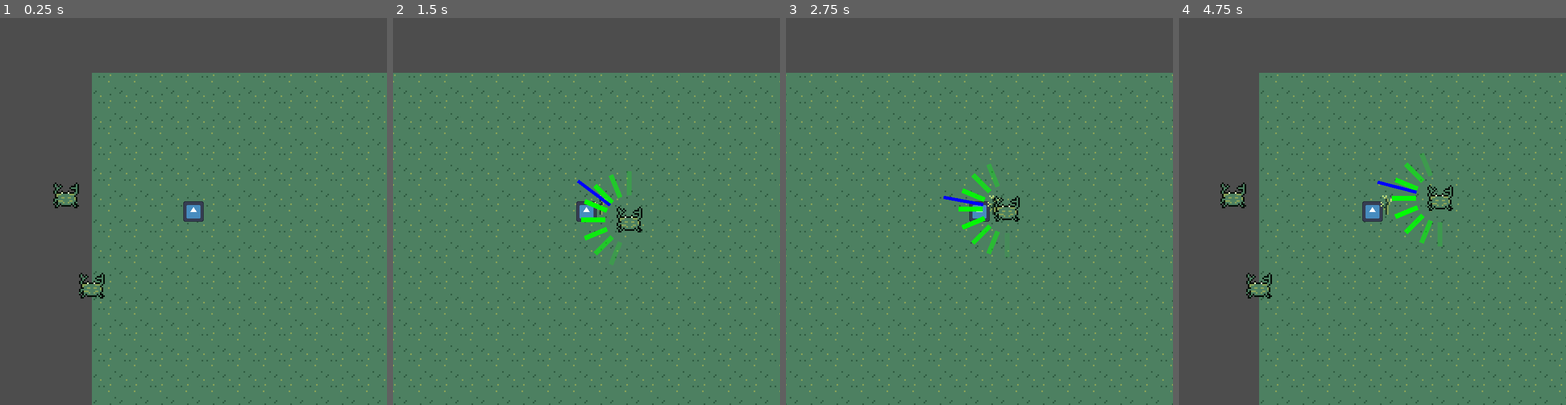
Above: before the commit, frames 1-4 (left to right).
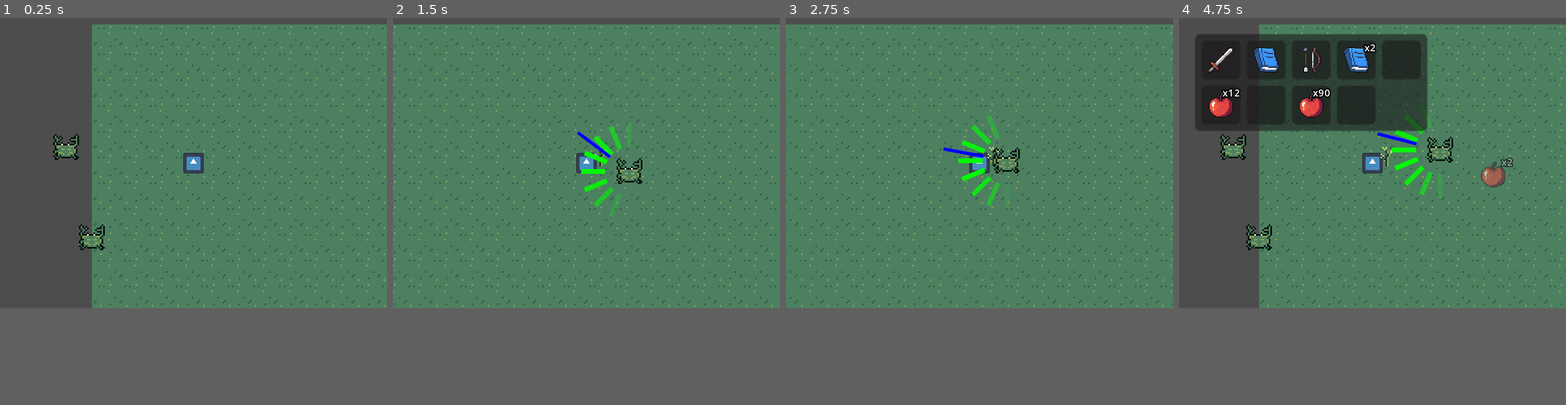
Above: after the commit, the same moments.

Repository: michaelwiest/godot-noah-game
Game: Godot game, scene res://scenes/main.tscn
Two runs of this game, one before a commit and one after it. Both use one fixed random seed, a clock stepped at 60 frames per second and the inputs below. The engine's default icon, where the game draws it, is replaced by a stand-in: a white triangle on a blue panel in a dark square.
Inputs (mouse positions are in pixels of both pictures, inside the frame that each line leads up to):
- Up to frame 1 (0.25 s): no input
- Up to frame 2 (1.5 s): tap Enter (ui_accept) at 0.5, 0.77 s; move the mouse to (671, 192) at 0.52 s; hold Right (ui_right) 0.53-1.25 s; click (671, 192) at 0.67 s; drag from (509, 230) to (586, 211) at 1.27 s
- Up to frame 3 (2.75 s): move the mouse to (1018, 126) at 2.02 s; hold Right (ui_right) from 2.03 s (still down); click (1018, 126) at 2.17 s
- Up to frame 4 (4.75 s): release Right (ui_right) at 2.75 s; drag from (1353, 288) to (1399, 207) at 2.77 s; move the mouse to (1488, 269) at 3.52 s; hold Left (ui_left) 3.53-4.25 s; click (1488, 269) at 3.67 s; tap Enter (ui_accept) at 3.77 s; tap Tab (inventory, bound only after the commit) at 4.15 s; drag from (1256, 153) to (1473, 199) at 4.27 s
In our replay, the window is 720x720 before the commit and 720x540 after it. These sizes can differ from the game's own. Grey fills any space a smaller window leaves; there, only what the larger window draws over its background counts as a difference.

The runs differ from the first frame. In frame 1, 21% of the frame differs, in the area x 0-100%, y 1-100%; in frame 2, 20%; in frame 3, 19%; in frame 4, 33%.

Commit message:
Added Inventory UI and Scripts to support Player Invneotry and UI Actions to world

Diff:
--- a/game/project.godot
+++ b/game/project.godot
@@ -18,14 +18,22 @@
 [display]
 
 window/size/viewport_width=240
-window/size/viewport_height=240
+window/size/viewport_height=180
 window/size/window_width_override=1280
-window/size/window_height_override=1280
+window/size/window_height_override=1080
 window/stretch/mode="canvas_items"
 
 [editor_plugins]
 
 enabled=PackedStringArray("res://addons/gdfxr/plugin.cfg")
+
+[input]
+
+inventory={
+"deadzone": 0.5,
+"events": [Object(InputEventKey,"resource_local_to_scene":false,"resource_name":"","device":-1,"window_id":0,"alt_pressed":false,"shift_pressed":false,"ctrl_pressed":false,"meta_pressed":false,"pressed":false,"keycode":0,"physical_keycode":4194306,"key_label":0,"unicode":0,"echo":false,"script":null)
+]
+}
 
 [layer_names]
 
--- a/game/scenes/main.tscn
+++ b/game/scenes/main.tscn
@@ -1,11 +1,15 @@
-[gd_scene load_steps=10 format=3 uid="uid://dcnfrlh0vb6rv"]
+[gd_scene load_steps=14 format=3 uid="uid://dcnfrlh0vb6rv"]
 
 [ext_resource type="Script" path="res://scripts/World.gd" id="1_cky74"]
 [ext_resource type="PackedScene" uid="uid://yvhrt3r6aggi" path="res://scenes/player/player.tscn" id="1_jgtet"]
-[ext_resource type="Texture2D" uid="uid://dba8mndptc85g" path="res://assets/environment/sand.png" id="2_m1ov6"]
+[ext_resource type="Texture2D" uid="uid://xmq0add7k2mb" path="res://assets/environment/sand.png" id="2_m1ov6"]
 [ext_resource type="PackedScene" uid="uid://0q6qet3iwckw" path="res://scenes/weapons/stick/stick.tscn" id="4_0iofd"]
 [ext_resource type="Shader" path="res://shaders/blink_white.gdshader" id="4_s65n4"]
+[ext_resource type="Resource" uid="uid://ciencntirrh6" path="res://resources/test_inventory.tres" id="4_wssn3"]
 [ext_resource type="PackedScene" uid="uid://dl27yhnnxxnq4" path="res://scenes/enemies/crab/Crab.tscn" id="6_npkop"]
+[ext_resource type="Script" path="res://scripts/inventory/inventory_interface.gd" id="7_04jhi"]
+[ext_resource type="PackedScene" uid="uid://bu04ksinencd4" path="res://scenes/inventory/inventory.tscn" id="7_q1wkd"]
+[ext_resource type="PackedScene" uid="uid://dxh4j6ubqdrc8" path="res://scenes/inventory/slot.tscn" id="10_gmakw"]
 
 [sub_resource type="ShaderMaterial" id="ShaderMaterial_mfsmm"]
 resource_local_to_scene = true
@@ -33,6 +37,7 @@
 
 [node name="Player" parent="." instance=ExtResource("1_jgtet")]
 position = Vector2(-89, -54)
+inventory_data = ExtResource("4_wssn3")
 
 [node name="Sprite2D" parent="Player" index="0"]
 material = SubResource("ShaderMaterial_mfsmm")
@@ -75,6 +80,27 @@
 [node name="TargetComputer" parent="Crab2" index="7"]
 n_candidates = 16
 
+[node name="UI" type="CanvasLayer" parent="."]
+
+[node name="InventoryInterface" type="Control" parent="UI"]
+visible = false
+layout_mode = 3
+anchors_preset = 0
+script = ExtResource("7_04jhi")
+
+[node name="PlayerInventory" parent="UI/InventoryInterface" instance=ExtResource("7_q1wkd")]
+layout_mode = 0
+offset_left = 10.0
+offset_top = 10.0
+offset_right = 50.0
+offset_bottom = 50.0
+
+[node name="GrabbedSlot" parent="UI/InventoryInterface" instance=ExtResource("10_gmakw")]
+visible = false
+modulate = Color(1, 1, 1, 0.560784)
+self_modulate = Color(1, 1, 1, 0)
+layout_mode = 0
+
 [connection signal="move_player" from="Player/stick" to="Player" method="_on_stick_move_player"]
 
 [editable path="Player"]
--- a/game/scripts/World.gd
+++ b/game/scripts/World.gd
@@ -1,13 +1,27 @@
 extends Node2D
 
 @onready var stick: Weapon = $Player/stick
+@onready var inventory_interface: Control = $UI/InventoryInterface
+@onready var player: Player = $Player
 
 # Called when the node enters the scene tree for the first time.
 func _ready():
-	pass # Replace with function body.
+	inventory_interface.set_player_inventory_data(player.inventory_data)
+	player.toggle_inventory.connect(toggle_inventory_interface)
 
 
 # Hack for now before having equipment associated with the player
 func _process(delta):
 	if Input.is_action_just_pressed("ui_accept"):
 		stick.use0()
+
+func toggle_inventory_interface() -> void:
+	inventory_interface.visible = not inventory_interface.visible
+
+	# Enable mouse if when inventory menue is open
+	if inventory_interface.visible:
+		Input.mouse_mode = Input.MOUSE_MODE_VISIBLE
+	else:
+		# This can be used to disable the mouse if inventory is not displayed
+		# Input.mouse_mode = Input.MOUSE_MODE_CAPTURED
+		pass
--- a/game/scripts/player/player.gd
+++ b/game/scripts/player/player.gd
@@ -1,5 +1,9 @@
 extends Entity
 class_name Player
+
+signal toggle_inventory
+
+@export var inventory_data: InventoryData
 
 @onready var last_direction: Vector2
 @onready var weapon_force: float = 0
@@ -34,6 +38,9 @@
 		velocity += Vector2(last_direction.x * acc, last_direction.y * acc)
 	move_and_slide()
 
+	# Open inventory menu if action pressed
+	inventory_input()
+
 # In theory this would be a more generic signal that gets attached on
 # equip.
 func _on_stick_move_player(player_force):
@@ -43,3 +50,7 @@
 
 func _on_weapon_force_timer_timeout():
 	weapon_force = 0
+
+func inventory_input() -> void:
+	if Input.is_action_just_pressed("inventory"):
+		toggle_inventory.emit()
